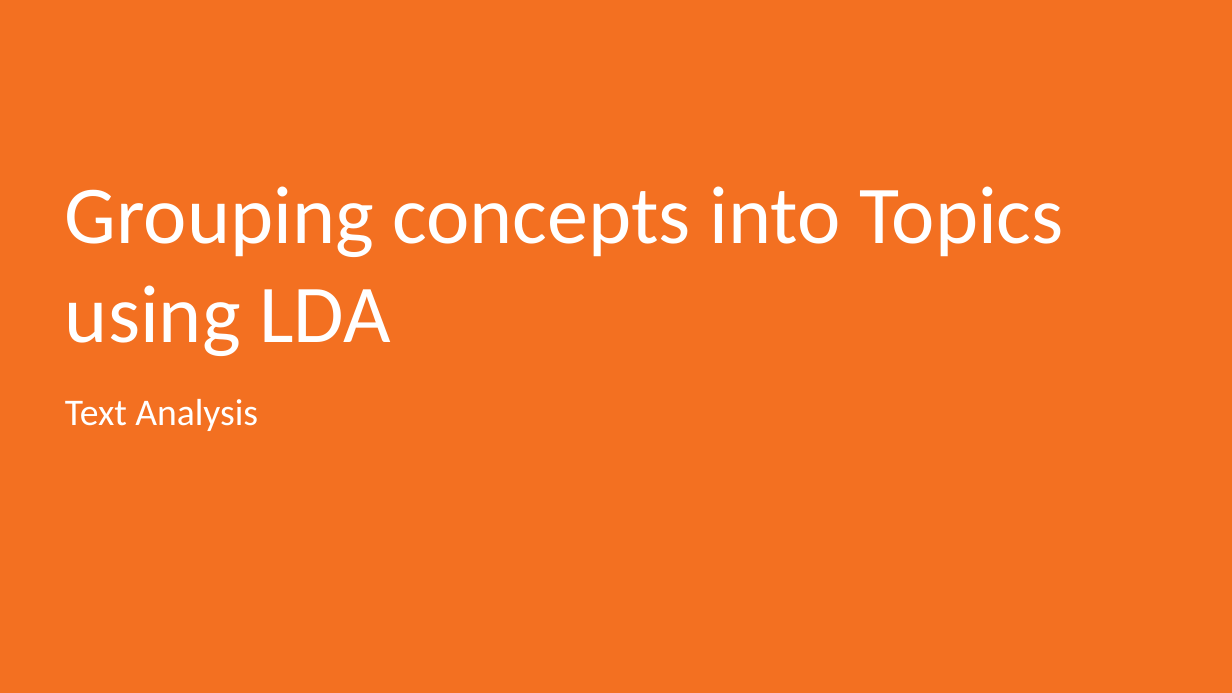
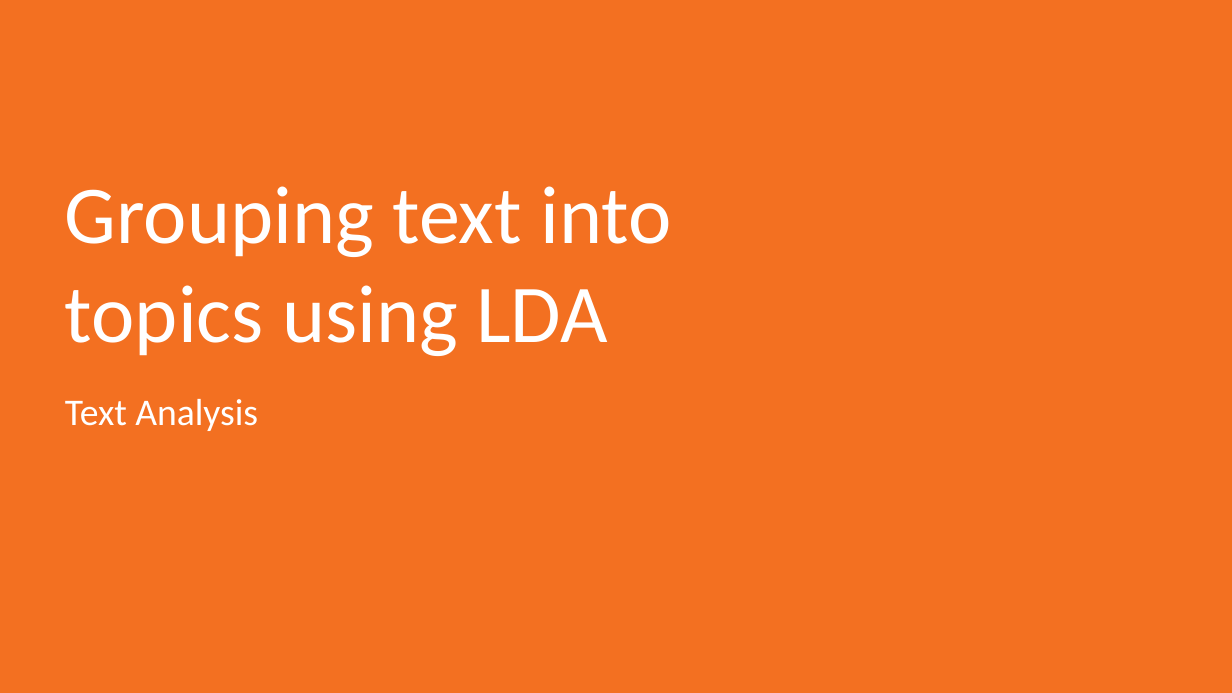
Before and after one commit to edwardcapriolo/10probs, a slide deck: slide 1 of part2/sect8/02_lda.pptx. Drawn at 1232x693 pixels with LibreOffice and Linux fonts; fonts in the diff are those of the drawing. Boxes give left, top, right and bottom in pixels: in the first picture for what was removed or moved away, otherwise in the second. Text is boxed around its words. In the diff, an @@ line names an element or a change of style, - is before the commit and + after.

```diff
--- a/part2/sect8/02_lda.pptx
+++ b/part2/sect8/02_lda.pptx
@@ title at [65, 186, 671, 356]: text changed @@
-Grouping concepts into Topics using LDA
+Grouping text into
+topics using LDA
```
Also in this commit, not shown: 1 other slide changed, 3 other files.
